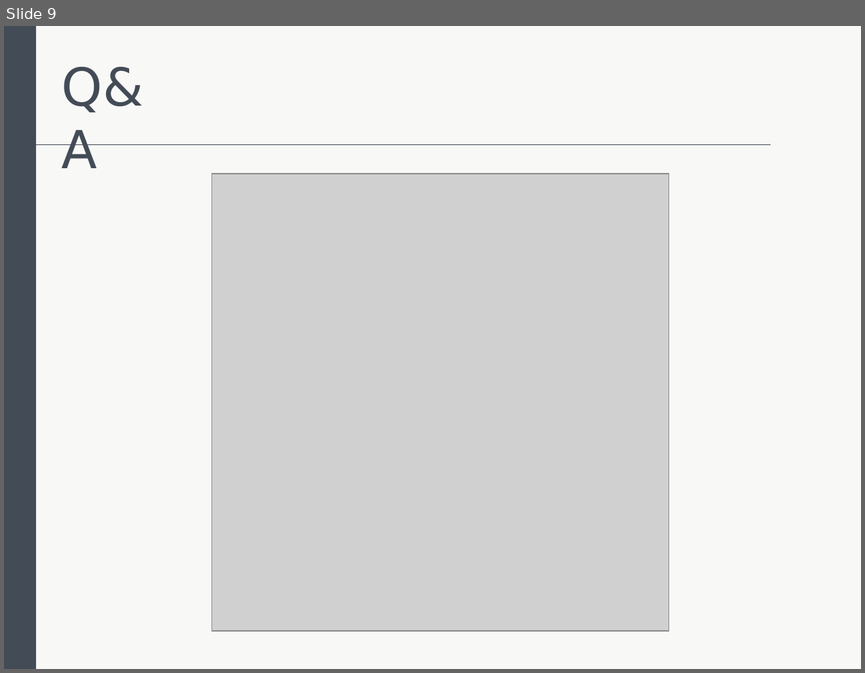
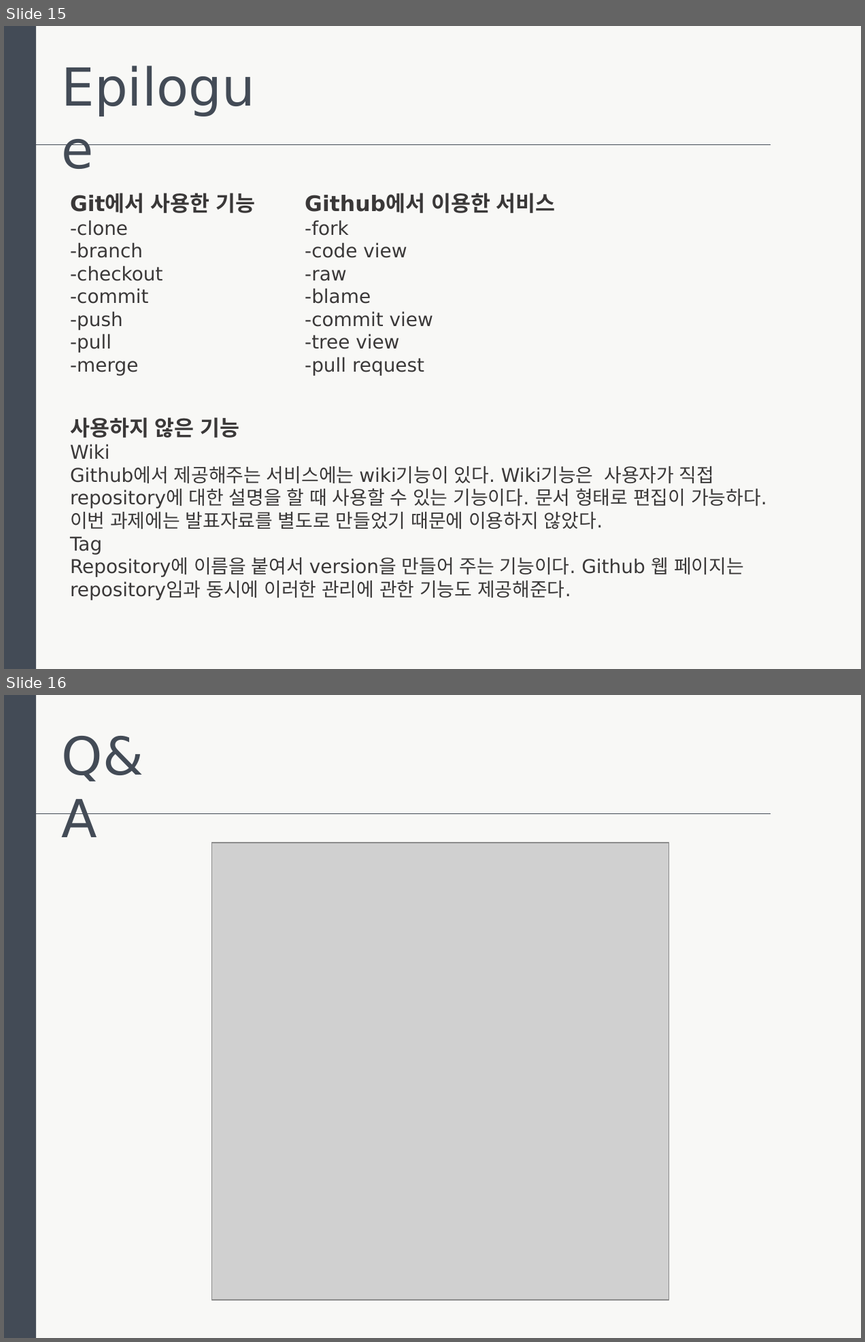
Before and after one commit to Unoong/DoorLockCode, a slide deck: 발표자료.pptx. Shown one above the other, each under a label of ours: slide 9 before the commit, slides 15 and 16 after it. The pictures are 865x673 and 865x1342 pixels, drawn with LibreOffice and Linux fonts; fonts in the diff are those of the drawing; grey boxes stand for pictures. Boxes give left, top, right and bottom in pixels: in the first picture for what was removed or moved away, otherwise in the second. Text is boxed around its words. In the diff, an @@ line names an element or a change of style, - is before the commit and + after.

```diff
--- a/발표자료.pptx
+++ b/발표자료.pptx
@@ slide 15 added at (4, 26, 861, 669), background #F8F8F6 @@
@@ rectangle added at (4, 26, 37, 669), fill #434B56 @@
@@ text added at (53, 49, 296, 121), 44 pt, text #434B56 @@
+Epilogue
@@ line added from (37, 145) to (771, 145), #434B56 0.5 pt @@
@@ text added at (70, 193, 255, 376), 16 pt, text #3A3838 @@
+Git에서 사용한 기능
+-clone
+-branch
+-checkout
+-commit
+-push
+-pull
+-merge
@@ text added at (305, 193, 555, 376), 16 pt, text #3A3838 @@
+Github에서 이용한 서비스
+-fork
+-code view
+-raw
+-blame
+-commit view
+-tree view
+-pull request
@@ text added at (70, 417, 767, 600), 16 pt, text #3A3838 @@
+사용하지 않은 기능
+Wiki
+Github에서 제공해주는 서비스에는 wiki기능이 있다. Wiki기능은 사용자가 직접 repository에 대한 설명을 할 때 사용할 수 있는 기능이다. 문서 형태로 편집이 가능하다. 이번 과제에는 발표자료를 별도로 만들었기 때문에 이용하지 않았다.
+Tag
+Repository에 이름을 붙여서 version을 만들어 주는 기능이다. Github 웹 페이지는 repository임과 동시에 이러한 관리에 관한 기능도 제공해준다.
@@ what was slide 9 is now slide 16 @@
```
Also in this commit, not shown: 3 slides changed, 10 other slides added, 4 slides removed.
